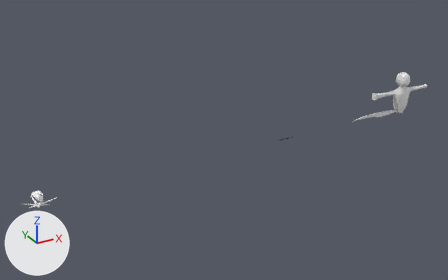
Renders of the Blender file Project/Assets/Blender/playerAnimation.blend from each side of a commit.
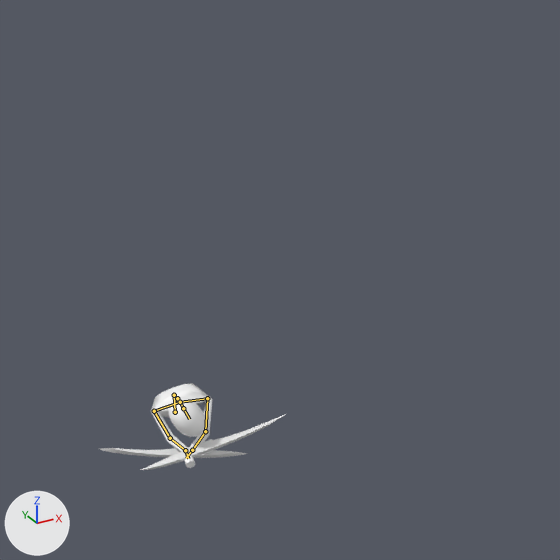
There are two pictures of each version: one whole from a camera (50 mm lens) standing at (-32.0, -184.8, 97.7) and looking at (71.6, 3.6, 3.5), one close up on the part from 0% to 25% of the width and 40% to 81% of the height. The axes (+X, +Y, +Z) are drawn at lower left. The lights are the same throughout. Both versions are drawn at frame 25 of the action 'attack_3rd'; the numbers are the values there. The bones that bend it are drawn over the model as lines in the close-ups.

In view in the first close-up: 'playerWeapon_0', 'playerWeapon_1.001', 'player_0'.
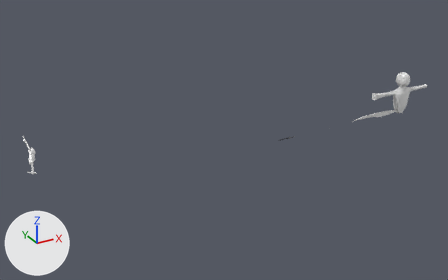
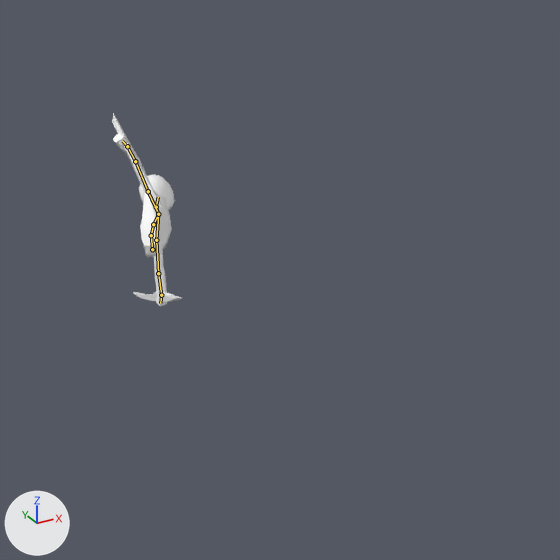
Boxes [x1, y1, x2, y2] around the edits, measured in the close-ups (560 x 560 px):
'player_0', posed (102% taller): before [151, 383, 212, 468]; after [113, 133, 175, 306]
'playerWeapon_0', posed (64% narrower, 67% taller): before [141, 414, 286, 470]; after [112, 113, 163, 207]
'playerWeapon_1.001', posed (66% narrower): before [100, 447, 247, 458]; after [133, 291, 182, 302]
bone 'waist', root to tip: before (175, 412) to (174, 395); after (152, 249) to (151, 235)
bone 'stomach', root to tip: before (174, 395) to (177, 398); after (151, 235) to (153, 224)
bone 'chest', root to tip: before (177, 398) to (180, 402); after (153, 224) to (158, 214)
bone 'neck', root to tip: before (180, 402) to (183, 408); after (158, 214) to (156, 207)
bone 'ボーン.004', root to tip: before (183, 408) to (189, 419); after (156, 207) to (158, 197)
bone 'leftShoulder', root to tip: before (180, 402) to (207, 398); after (158, 214) to (156, 240)
bone 'leftUpperArm', root to tip: before (207, 398) to (205, 431); after (156, 240) to (158, 273)
bone 'leftFoream', root to tip: before (205, 431) to (192, 450); after (158, 273) to (161, 295)
bone 'leftHand', root to tip: before (192, 450) to (186, 458); after (161, 295) to (160, 303)
bone 'rightShoulder', root to tip: before (180, 402) to (154, 411); after (158, 214) to (148, 191)
bone 'rightUpperArm', root to tip: before (154, 411) to (170, 438); after (148, 191) to (135, 161)
bone 'rightForearm', root to tip: before (170, 438) to (185, 450); after (135, 161) to (127, 146)
bone 'rightHand', root to tip: before (185, 450) to (188, 458); after (127, 146) to (122, 141)

Patch to the scene script:
```diff
--- a/Project/Assets/Blender/playerAnimation.blend.py
+++ b/Project/Assets/Blender/playerAnimation.blend.py
@@ bone_waist @@
 bone_waist = bpy.data.objects['playerArmature'].pose.bones['waist']
-bone_waist.location = (0.0, 0.06, 0.0)
-bone_waist.rotation_quaternion = (-0.988, -0.173, -0.074, -0.012)  # degrees (20, 8, 3)
+bone_waist.location = (0.0, 11.98, -0.19)
+bone_waist.rotation_quaternion = (0.589, -0.431, 0.471, -0.496)  # degrees (-79, 7, -86)
@@ bone_stomach @@
 bone_stomach = bpy.data.objects['playerArmature'].pose.bones['stomach']  # child of 'waist'
-bone_stomach.rotation_quaternion = (0.854, 0.509, -0.06, 0.056)  # degrees (61, -9, 2)
+bone_stomach.rotation_quaternion = (0.982, 0.164, -0.085, -0.032)  # degrees (19, -9, -5)
@@ bone_chest @@
 bone_chest = bpy.data.objects['playerArmature'].pose.bones['chest']  # child of 'stomach'
-bone_chest.rotation_quaternion = (0.991, -0.113, 0.065, 0.0)  # degrees (-13, 7, -1)
+bone_chest.rotation_quaternion = (0.996, -0.036, 0.066, 0.026)  # degrees (-4, 8, 3)
@@ bone_neck @@
 bone_neck = bpy.data.objects['playerArmature'].pose.bones['neck']  # child of 'chest'
-bone_neck.rotation_quaternion = (0.961, 0.226, 0.136, 0.036)  # degrees (27, 14, 8)
+bone_neck.rotation_quaternion = (0.98, -0.191, -0.047, 0.017)  # degrees (-22, -5, 3)
@@ bone_ボーン_004 @@
 bone_ボーン_004 = bpy.data.objects['playerArmature'].pose.bones['ボーン.004']  # child of 'neck'
-bone_ボーン_004.rotation_quaternion = (0.994, -0.046, 0.031, -0.008)  # degrees (-5, 4, -1)
+bone_ボーン_004.rotation_quaternion = (0.766, 0.093, 0.628, 0.0)  # degrees (38, 76, 30)
@@ bone_leftshoulder @@
 bone_leftshoulder = bpy.data.objects['playerArmature'].pose.bones['leftShoulder']  # child of 'chest'
-bone_leftshoulder.rotation_quaternion = (0.981, 0.119, 0.099, 0.044)  # degrees (14, 11, 6)
+bone_leftshoulder.rotation_quaternion = (0.896, -0.167, -0.264, -0.281)  # degrees (-11, -35, -31)
@@ bone_leftupperarm @@
 bone_leftupperarm = bpy.data.objects['playerArmature'].pose.bones['leftUpperArm']  # child of 'leftShoulder'
-bone_leftupperarm.rotation_quaternion = (0.588, 0.753, -0.259, 0.07)  # degrees (108, -25, -20)
+bone_leftupperarm.rotation_quaternion = (0.906, 0.072, -0.399, -0.03)  # degrees (13, -47, -10)
@@ bone_leftfoream @@
 bone_leftfoream = bpy.data.objects['playerArmature'].pose.bones['leftFoream']  # child of 'leftUpperArm'
-bone_leftfoream.rotation_quaternion = (0.941, 0.268, 0.186, -0.03)  # degrees (32, 22, 3)
+bone_leftfoream.rotation_quaternion = (0.923, -0.104, -0.345, -0.03)  # degrees (-13, -41, 1)
@@ bone_lefthand @@
 bone_lefthand = bpy.data.objects['playerArmature'].pose.bones['leftHand']  # child of 'leftFoream'
-bone_lefthand.rotation_quaternion = (0.996, 0.051, -0.069, 0.02)  # degrees (6, -8, 2)
+bone_lefthand.rotation_quaternion = (0.91, 0.383, -0.133, -0.089)  # degrees (47, -10, -16)
@@ bone_rightshoulder @@
 bone_rightshoulder = bpy.data.objects['playerArmature'].pose.bones['rightShoulder']  # child of 'chest'
-bone_rightshoulder.rotation_quaternion = (0.958, 0.033, 0.264, -0.046)  # degrees (3, 31, -5)
+bone_rightshoulder.rotation_quaternion = (0.871, 0.058, 0.456, 0.146)  # degrees (22, 52, 30)
@@ bone_rightupperarm @@
 bone_rightupperarm = bpy.data.objects['playerArmature'].pose.bones['rightUpperArm']  # child of 'rightShoulder'
-bone_rightupperarm.rotation_quaternion = (0.606, -0.201, -0.196, -0.761)  # degrees (4, -32, -104)
+bone_rightupperarm.rotation_quaternion = (0.589, -0.023, -0.808, -0.016)  # degrees (0, -108, -3)
@@ bone_rightforearm @@
 bone_rightforearm = bpy.data.objects['playerArmature'].pose.bones['rightForearm']  # child of 'rightUpperArm'
-bone_rightforearm.rotation_quaternion = (0.925, -0.117, 0.331, -0.116)  # degrees (-21, 36, -21)
+bone_rightforearm.rotation_quaternion = (0.843, 0.18, 0.485, -0.129)  # degrees (21, 60, -5)
@@ bone_righthand @@
 bone_righthand = bpy.data.objects['playerArmature'].pose.bones['rightHand']  # child of 'rightForearm'
-bone_righthand.rotation_quaternion = (0.968, -0.078, -0.109, 0.21)  # degrees (-12, -10, 26)
+bone_righthand.rotation_quaternion = (0.794, 0.099, -0.598, 0.034)  # degrees (24, -73, -13)
```
